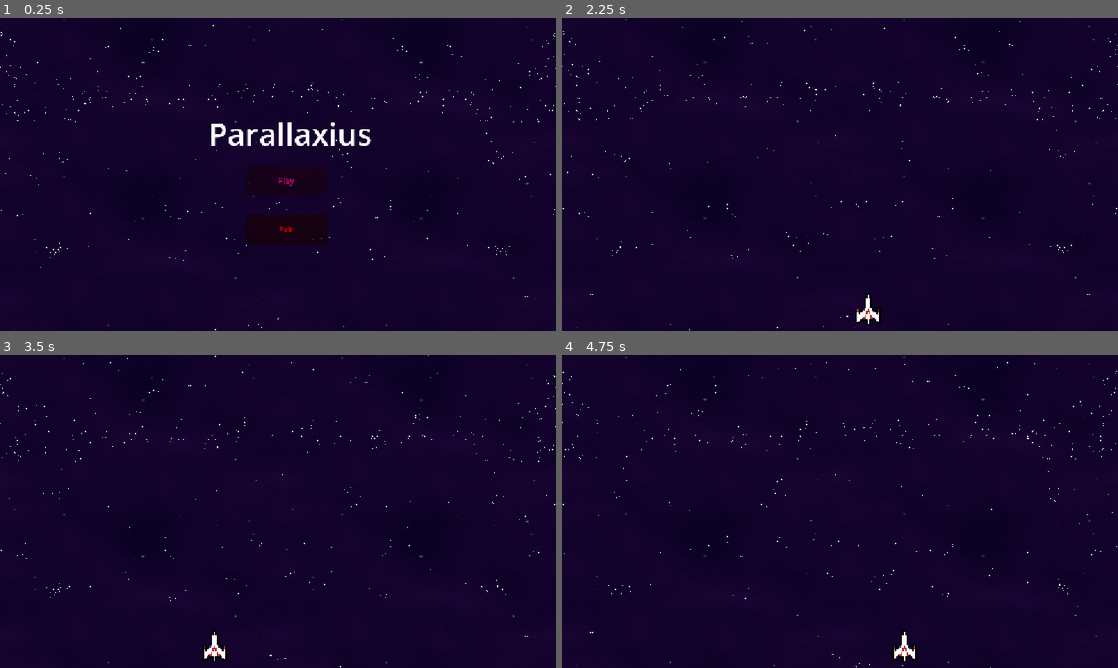
Above: before the commit, frames 1-4 (two rows, left to right).
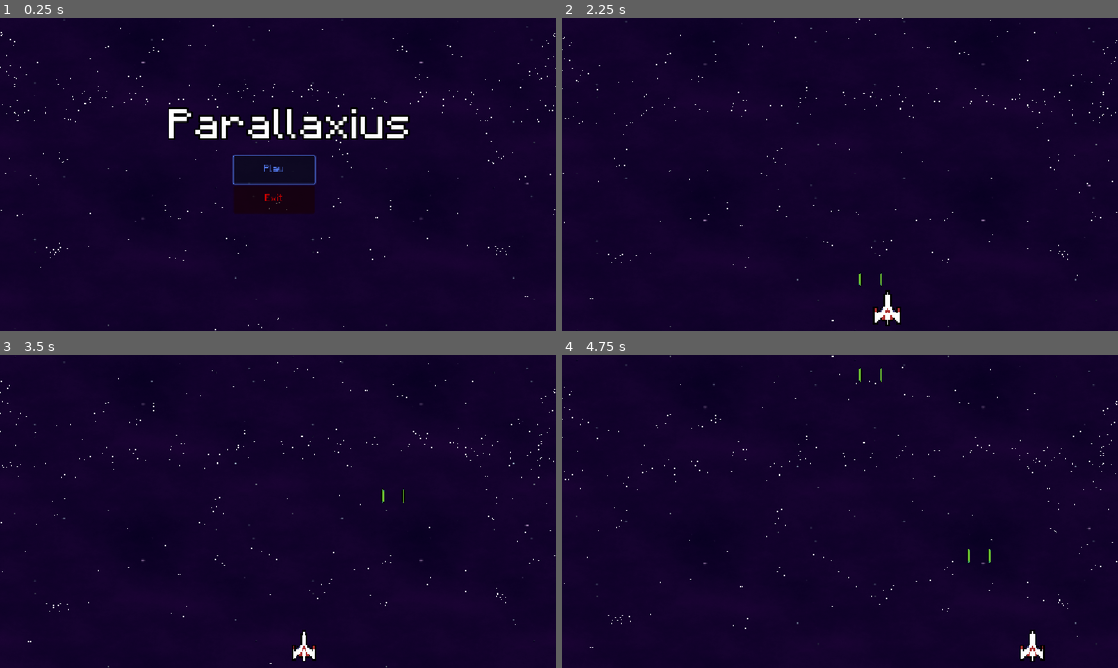
Above: after the commit, the same moments.

Repository: Gustav0Prado/SpaceShooter
Game: Godot game, scene res://states/main_menu/main_menu.tscn
The game is run twice, just before and just after one commit, with the same random seed, the same clock (stepped at 60 frames per second) and the same inputs. Before the commit the project starts from res://main_menu.tscn.
Inputs:
- Up to frame 1 (0.25 s): no input
- Up to frame 2 (2.25 s): click "Play" at 0.5 s; click "Play" at 1.25 s; tap Enter at 2 s; hold Right (ui_right) from 2.03 s (still down); tap Space (action) at 2.1 s
- Up to frame 3 (3.5 s): release Right (ui_right) at 2.78 s; hold Left (ui_left) from 2.78 s (still down); tap Space (action) at 2.85 s
- Up to frame 4 (4.75 s): release Left (ui_left) at 3.53 s; hold Right (ui_right) from 3.53 s (still down); tap Space (action) at 3.6, 4.35 s

The runs differ from the first frame. In frame 1, 5.3% of the frame differs, in the area x 30-74%, y 28-73%; in frame 2, 1.0%; in frame 3, 1.1%; in frame 4, 1.1%.

Commit message:
[add] Minecraftia font

Diff:
--- a/main_menu.gd
+++ /dev/null
@@ -1,11 +0,0 @@
-class_name MainMenu
-extends Node2D
-
-const GAME: PackedScene = preload("res://main_game.tscn")
-
-func _on_exit_pressed() -> void:
-	self.get_tree().quit()
-
-func _on_play_pressed() -> void:
-	var game: MainGame = GAME.instantiate()
-	self.add_child(game)
--- a/main_menu.tscn
+++ /dev/null
@@ -1,36 +0,0 @@
-[gd_scene load_steps=3 format=3 uid="uid://c8ojuni10lquo"]
-
-[ext_resource type="PackedScene" uid="uid://cn4e48br4jip8" path="res://effects/parallax_background.tscn" id="1_06t4h"]
-[ext_resource type="Script" uid="uid://d3g2l6tbsri8n" path="res://main_menu.gd" id="1_7vrkn"]
-
-[node name="MainMenu" type="Node2D"]
-script = ExtResource("1_7vrkn")
-
-[node name="ParallaxBackground" parent="." instance=ExtResource("1_06t4h")]
-
-[node name="Title" type="Label" parent="."]
-offset_left = 432.0
-offset_top = 195.0
-offset_right = 771.0
-offset_bottom = 283.0
-theme_override_font_sizes/font_size = 64
-text = "Parallaxius"
-
-[node name="Play" type="Button" parent="."]
-self_modulate = Color(0.98039216, 0, 0.5764706, 1)
-offset_left = 509.0
-offset_top = 306.0
-offset_right = 677.0
-offset_bottom = 367.0
-text = "Play"
-
-[node name="Exit" type="Button" parent="."]
-self_modulate = Color(0.9340354, 0.00905686, 9.62615e-07, 1)
-offset_left = 509.0
-offset_top = 407.0
-offset_right = 677.0
-offset_bottom = 468.0
-text = "Exit"
-
-[connection signal="pressed" from="Play" to="." method="_on_play_pressed"]
-[connection signal="pressed" from="Exit" to="." method="_on_exit_pressed"]
--- a/project.godot
+++ b/project.godot
@@ -30,16 +30,15 @@
 
 Limits=""
 
+[gui]
+
+theme/custom_font="uid://l3nya3al5a4t"
+
 [input]
 
 action={
 "deadzone": 0.2,
 "events": [Object(InputEventKey,"resource_local_to_scene":false,"resource_name":"","device":-1,"window_id":0,"alt_press …(191 unchanged characters)…
-]
-}
-ui_quit={
-"deadzone": 0.2,
-"events": [Object(InputEventKey,"resource_local_to_scene":false,"resource_name":"","device":-1,"window_id":0,"alt_pressed":false,"shift_pressed":false,"ctrl_pressed":false,"meta_pressed":false,"pressed":false,"keycode":0,"physical_keycode":4194305,"key_label":0,"unicode":0,"location":0,"echo":false,"script":null)
 ]
 }
 
--- a/projectiles/laser.gd
+++ b/projectiles/laser.gd
@@ -8,7 +8,6 @@
 func _process(delta: float) -> void:
 	global_position += direction * delta * SPEED
 
-
-func _on_area_2d_body_entered(body: StaticBody2D) -> void:
+func _on_area_2d_body_entered(body: Node2D) -> void:
 	if body.is_in_group("Limits"):
 		self.queue_free()
--- a/main_game.tscn
+++ b/states/main_game/main_game.tscn
@@ -1,6 +1,6 @@
 [gd_scene load_steps=6 format=3 uid="uid://dnsrct50iix1x"]
 
-[ext_resource type="Script" uid="uid://iu7yb8yjsg7i" path="res://main.gd" id="1_ykeeq"]
+[ext_resource type="Script" uid="uid://iu7yb8yjsg7i" path="res://states/main_game/main.gd" id="1_ykeeq"]
 [ext_resource type="PackedScene" uid="uid://cn4e48br4jip8" path="res://effects/parallax_background.tscn" id="2_6bm6p"]
 [ext_resource type="PackedScene" uid="uid://d2krt1picd6ak" path="res://actors/player.tscn" id="3_dugkq"]
 
--- /dev/null
+++ b/states/main_menu/main_menu.gd
@@ -0,0 +1,22 @@
+class_name MainMenu
+extends Node2D
+
+const GAME: PackedScene = preload("res://states/main_game/main_game.tscn")
+
+@onready var play_btn: Button = $ButtonContainer/Play
+
+func _unhandled_input(event: InputEvent) -> void:
+	if event is InputEventKey:
+		if event.pressed and event.keycode == KEY_ESCAPE:
+			play_btn.grab_focus()
+
+func _ready() -> void:
+	play_btn.grab_focus()
+
+func _on_exit_pressed() -> void:
+	self.get_tree().quit()
+
+func _on_play_pressed() -> void:
+	var game: MainGame = GAME.instantiate()
+	add_child(game)
+	play_btn.release_focus()
--- /dev/null
+++ b/states/main_menu/main_menu.tscn
@@ -0,0 +1,53 @@
+[gd_scene load_steps=5 format=3 uid="uid://c8ojuni10lquo"]
+
+[ext_resource type="PackedScene" uid="uid://cn4e48br4jip8" path="res://effects/parallax_background.tscn" id="1_06t4h"]
+[ext_resource type="Script" uid="uid://d3g2l6tbsri8n" path="res://states/main_menu/main_menu.gd" id="1_7vrkn"]
+[ext_resource type="Script" uid="uid://2u261e6vnq2y" path="res://states/main_menu/title.gd" id="3_3shxk"]
+
+[sub_resource type="LabelSettings" id="LabelSettings_7vrkn"]
+font_size = 72
+outline_size = 12
+outline_color = Color(0, 0, 0, 1)
+shadow_size = 12
+shadow_color = Color(0, 0, 0, 0.98039216)
+
+[node name="MainMenu" type="Node2D"]
+script = ExtResource("1_7vrkn")
+
+[node name="ParallaxBackground" parent="." instance=ExtResource("1_06t4h")]
+metadata/_edit_lock_ = true
+
+[node name="Title" type="Label" parent="."]
+offset_left = 351.0
+offset_top = 160.0
+offset_right = 855.0
+offset_bottom = 286.0
+size_flags_horizontal = 0
+size_flags_vertical = 8
+text = "Parallaxius"
+label_settings = SubResource("LabelSettings_7vrkn")
+script = ExtResource("3_3shxk")
+
+[node name="ButtonContainer" type="VBoxContainer" parent="."]
+offset_left = 484.0
+offset_top = 286.0
+offset_right = 652.0
+offset_bottom = 405.0
+alignment = 1
+
+[node name="Play" type="Button" parent="ButtonContainer"]
+self_modulate = Color(0.3496801, 0.5119055, 1, 1)
+layout_mode = 2
+size_flags_vertical = 3
+tooltip_text = "Start Game"
+text = "Play"
+
+[node name="Exit" type="Button" parent="ButtonContainer"]
+self_modulate = Color(0.9340354, 0.00905686, 9.62615e-07, 1)
+layout_mode = 2
+size_flags_vertical = 3
+tooltip_text = "Exit game"
+text = "Exit"
+
+[connection signal="pressed" from="ButtonContainer/Play" to="." method="_on_play_pressed"]
+[connection signal="pressed" from="ButtonContainer/Exit" to="." method="_on_exit_pressed"]
--- /dev/null
+++ b/states/main_menu/title.gd
@@ -0,0 +1,16 @@
+class_name TitleLabel
+extends Label
+
+const OFFSET: int = 30
+
+func _init() -> void:
+	var tween: Tween = create_tween()
+
+	# Saves original and modified position
+	var original_position: Vector2 = self.global_position
+	var new_postion: Vector2 = Vector2(original_position.x, original_position.y+OFFSET)
+
+	# Tweens in loop
+	tween.set_loops()
+	tween.tween_property(self, "global_position", new_postion, 1)
+	tween.tween_property(self, "global_position", original_position, 1)
Binary file added: assets/Minecraftia-Regular.ttf
Not shown, added: assets/Minecraftia-Regular.ttf.import
Renamed: main.gd -> states/main_game/main.gd
Renamed: main.gd.uid -> states/main_game/main.gd.uid
Renamed: main_menu.gd.uid -> states/main_menu/main_menu.gd.uid
Not shown, added: states/main_menu/title.gd.uid
Not shown, added: states/main_menu/main_menu.tscn414064864.tmp
